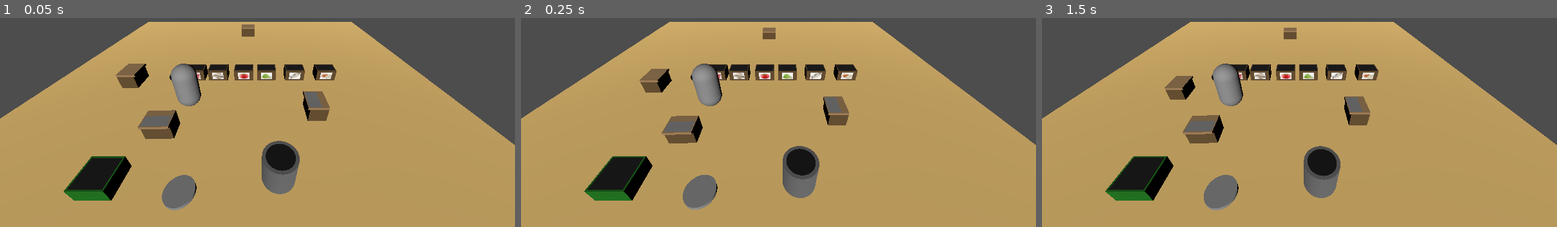
Above: before the commit, frames 1-3 (left to right).
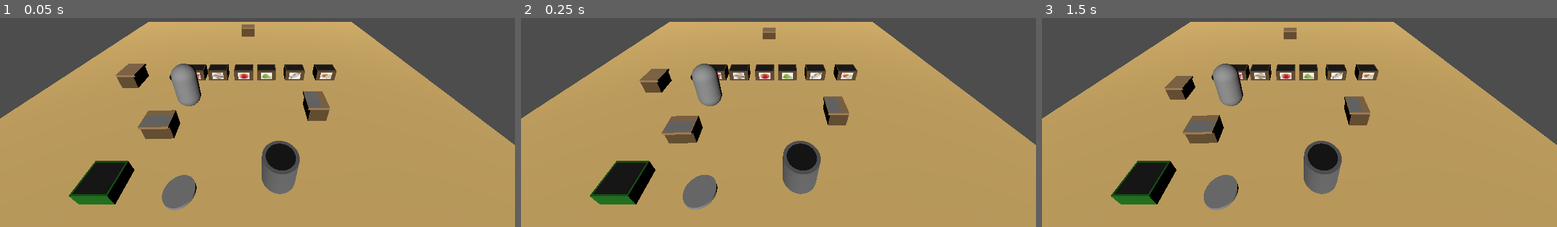
Above: after the commit, the same moments.

Repository: ChiefCharpa/Godot-Overcooked
Game: Godot game, scene res://Level.tscn
Same seed, same stepped clock (60 frames per second), same inputs: the game is played once before the commit and once after it.
Inputs:
- Up to frame 1 (0.05 s): no input
- Up to frame 2 (0.25 s): no input
- Up to frame 3 (1.5 s): hold E (Interaction_Select) 0.53-1.28 s; tap Enter at 1.25 s; tap E (Interaction_Select) at 1.35 s

The runs differ from the first frame. In frame 1, 1.1% of the frame differs, in the area x 12-59%, y 58-90%; in frame 2, 1.8%; in frame 3, 1.8%.

Commit message:
Working Plate
Small bug, if you pick up a plate from the counter you cant place it back down without moving away

Diff:
--- a/overcooked/Bin.gd
+++ b/overcooked/Bin.gd
@@ -5,6 +5,7 @@
 var currentCounter
 
 func _ready():
+	self.freeze = true
 	inventory_node = get_node("/root/LevelNode/Player/Inventory")
 	currentCounter = self
 
@@ -19,7 +20,7 @@
 					child.resources_inventory.clear() # Clear the inventory
 				if child.has_method("get_some_variable"):
 					var resource_type = child.get_some_variable() # Get the resource type from the body
-					if resource_type == "Food":
+					if resource_type == "Food" or resource_type == "Plate":
 						child.queue_free() # Delete the item
 	else:
 		print("Player node is not set")
--- a/overcooked/InteractionChecker.gd
+++ b/overcooked/InteractionChecker.gd
@@ -34,6 +34,8 @@
 			body_to_activate.call("_activate", player_inventory) #calls the _activate method
 
 		elif resource_type == "Interactable":
+			if player_inventory.heldVegetable != null and player_inventory.heldVegetable.name == "Plate":
+				pickupable = true
 			body_to_activate.call("_activate") #calls the _activate method
 
 		elif resource_type == "containers":
@@ -45,9 +47,10 @@
 				body_to_activate.call("pickup",player_inventory)
 				await get_tree().create_timer(0.2).timeout
 				pickupable = false
-			elif pickupable == false and player_inventory.heldVegetable.name == "Plate" :
+			elif player_inventory.heldVegetable != null and pickupable == false and player_inventory.heldVegetable.name == "Plate" :
+				pickupable = true
 				inventory_node._drop_item(0)
-				pickupable = true
+
 
 
 	#resets action_processed to false when interaction select action is not pressed
--- a/overcooked/Inventory.gd
+++ b/overcooked/Inventory.gd
@@ -16,6 +16,15 @@
 			heldVegetable.axis_lock_linear_y = true #locks y transform
 			heldVegetable.global_transform.origin = global_transform.origin + global_transform.basis.z * -1 + Vector3(0, 0.4, 0) #assigns its pos
 	##do a 2nd inv for containers due to the secondary list in containers (pots, plates)
+func add_container(container: Node3D):
+	if can_pickup:
+		container.get_parent().remove_child(container)
+		get_parent().add_child(container)
+		resources_inventory[container.name]=1
+		container.axis_lock_linear_y = true #locks y transform
+		container.global_transform.origin = global_transform.origin + global_transform.basis.z * -1 + Vector3(0, 0.4, 0)
+		container.freeze = true
+		heldVegetable = container
 func deletehelditem():
 	if heldVegetable != null:
 		heldVegetable.get_parent().remove_child(heldVegetable)
@@ -26,6 +35,7 @@
 
 func _drop_item(force):
 	if heldVegetable != null:
+		heldVegetable.freeze = false
 		print("Dropping",heldVegetable)
 		heldVegetable.get_parent().remove_child(heldVegetable) #removes the item being held from the player node
 		var new_root = get_tree().root.get_node("LevelNode") #gets the level node
--- a/overcooked/Plate.gd
+++ b/overcooked/Plate.gd
@@ -21,8 +21,7 @@
 
 
 func pickup(player_inventory):
-	player_inventory.add_resources("Plate")
-	queue_free()
+	player_inventory.add_container(self)
 
 func place(player_inventory):
 	player_inventory._drop_item(0)
--- a/overcooked/Pot.gd
+++ b/overcooked/Pot.gd
@@ -7,6 +7,7 @@
 # Called when the node enters the scene tree for the first time.
 func _ready():
 	connect("body_entered", _on_body_entered)
+	get_parent().freeze = true
 
 func _on_body_entered(body): #take the item that is dropped, adds it to the pot inventory and the deletes the item
 	if body.get("resource_type") and body.resource_type == "Food" and can_delete and Global.Veglist.has(body.name) : #if the object has a resource type and its food
--- a/overcooked/Pot_Body.gd
+++ b/overcooked/Pot_Body.gd
@@ -9,7 +9,8 @@
 	for child in parent.get_children():
 			if child.name=="Inventory":
 				PlayerInventory = child
-				PlayerInventory._drop_item(0)
+				if PlayerInventory.heldVegetable != null and PlayerInventory.heldVegetable.get_some_variable() == "Food":
+					PlayerInventory._drop_item(0)
 	if areachild.resources_inventory != []:
 		var lastitem = areachild.resources_inventory[-1]
 		print(areachild.resources_inventory)  # See what the array contains
--- a/overcooked/bin.tscn
+++ b/overcooked/bin.tscn
@@ -1,6 +1,6 @@
 [gd_scene load_steps=9 format=3 uid="uid://c5cwrng738u2m"]
 
-[ext_resource type="Script" uid="uid://cfrl006l5dl2o" path="res://Bin.gd" id="1_kh1em"]
+[ext_resource type="Script" uid="uid://d0ufop2404xu3" path="res://bin.gd" id="1_kh1em"]
 [ext_resource type="Script" uid="uid://c45m1j6qltgb0" path="res://Bin_area_script.gd" id="2_y6fw4"]
 
 [sub_resource type="BoxMesh" id="BoxMesh_ojba4"]
Not shown, changed: overcooked/Bin.gd.uid
